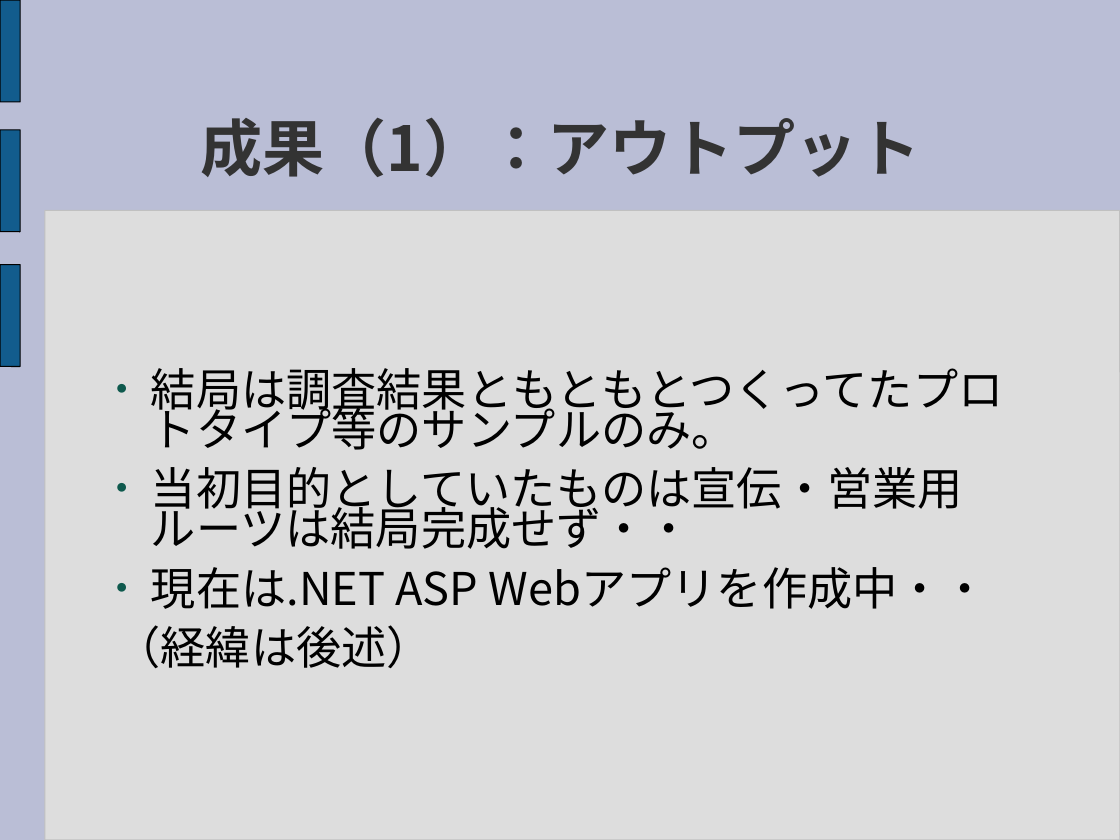
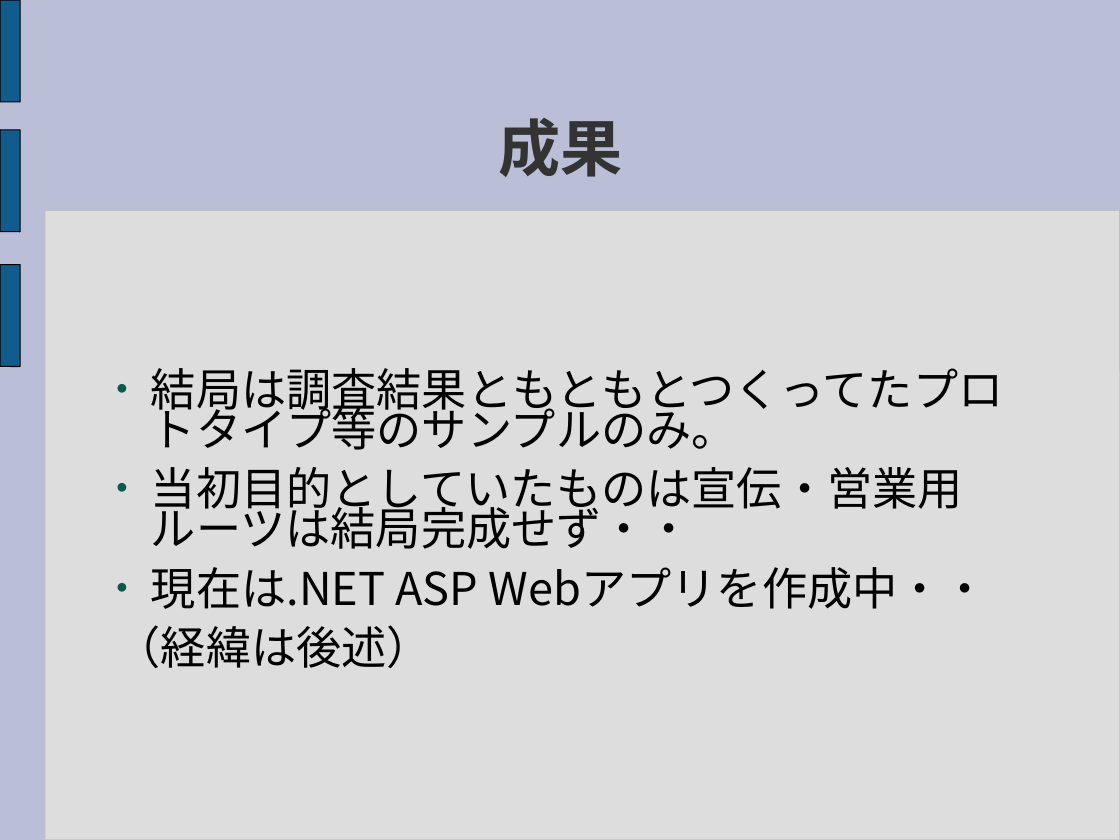
Before and after one commit to sec-d04/RTMWeb, a slide deck: slide 7 of Document/Presentation/RTMWeb_ResearchPresentation.ppt. Drawn at 1120x840 pixels with LibreOffice and Linux fonts; fonts in the diff are those of the drawing. Boxes give left, top, right and bottom in pixels: in the first picture for what was removed or moved away, otherwise in the second. Text is boxed around its words. In the diff, an @@ line names an element or a change of style, - is before the commit and + after.

```diff
--- a/Document/Presentation/RTMWeb_ResearchPresentation.ppt
+++ b/Document/Presentation/RTMWeb_ResearchPresentation.ppt
@@ title at (498, 118, 622, 177): text changed @@
-成果（1）：アウトプット
+成果
```
Also in this commit, not shown: 9 other slides changed.
